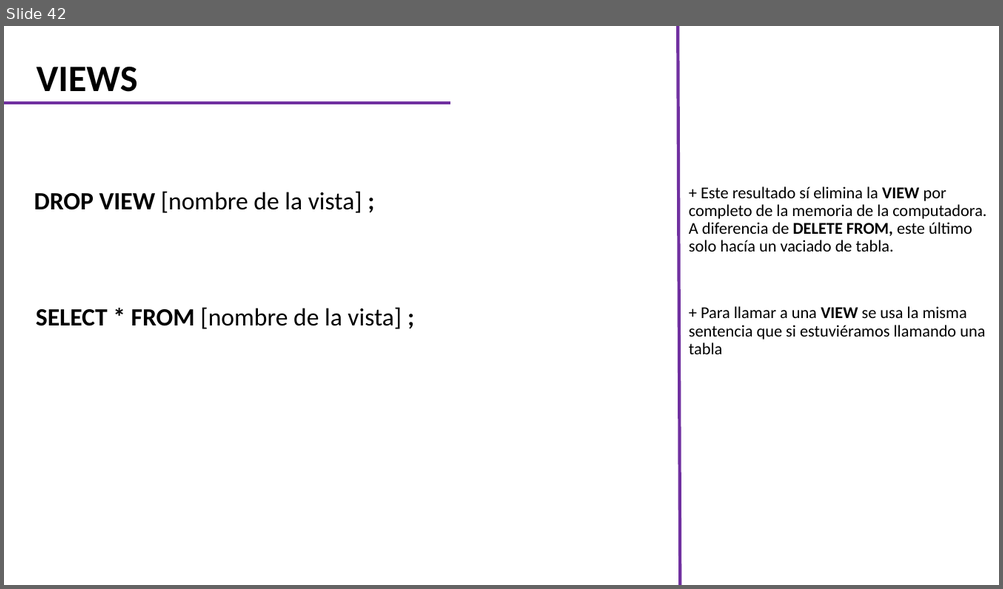
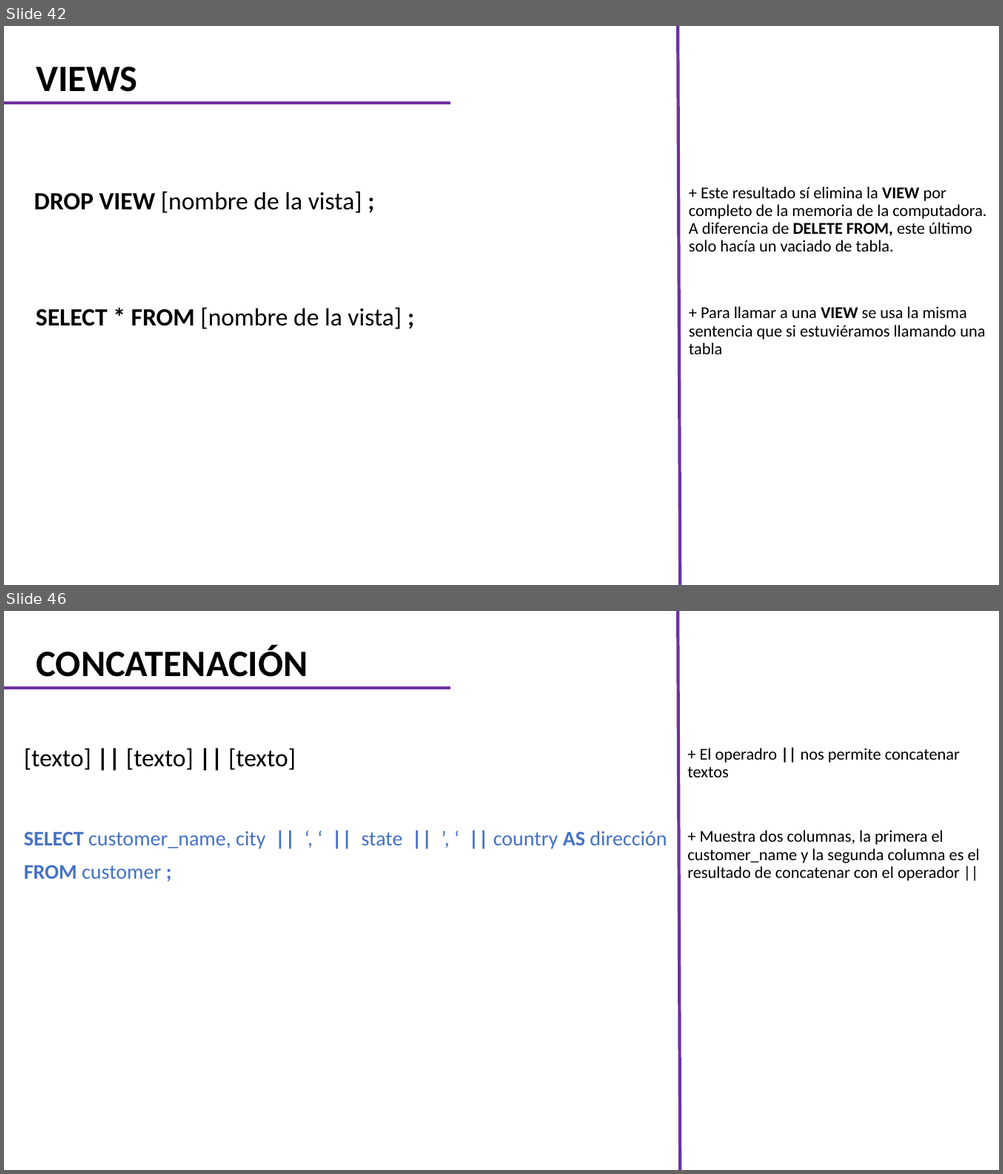
Before and after one commit to CarlosCamposs/Curso-AABD_SQL, a slide deck: Curso AABD-SQL (Notas).pptx. Shown one above the other, each under a label of ours: slide 42 before the commit, slides 42 and 46 after it; the slides between them are not shown. The pictures are 1003x589 and 1003x1174 pixels, drawn with LibreOffice and Linux fonts; fonts in the diff are those of the drawing. Boxes give left, top, right and bottom in pixels: in the first picture for what was removed or moved away, otherwise in the second. Text is boxed around its words. In the diff, an @@ line names an element or a change of style, - is before the commit and + after.

```diff
--- a/Curso AABD-SQL (Notas).pptx
+++ b/Curso AABD-SQL (Notas).pptx
@@ slide 46 added at box(4, 611, 999, 1170), background #FFFFFF @@
@@ line added from (680, 1170) to (677, 611), #7030A0 3 pt @@
@@ title added at box(37, 645, 308, 677), 36 pt, text #000000, bold @@
+CONCATENACIÓN
@@ line added from (4, 689) to (450, 689), #7030A0 3 pt @@
@@ subtitle added at box(24, 748, 296, 770), 24 pt, text #000000 @@
+[texto] || [texto] || [texto]
@@ text added at box(687, 748, 959, 777), 16 pt, text #000000 @@
++ El operadro || nos permite concatenar textos
@@ text added at box(24, 831, 666, 879), 20 pt, text #4472C4 @@
+SELECT customer_name, city || ‘, ‘ || state || ’, ‘ || country AS dirección
+FROM customer ;
@@ text added at box(687, 830, 979, 881), 16 pt, text #000000 @@
++ Muestra dos columnas, la primera el customer_name y la segunda columna es el resultado de concatenar con el operador ||
```
Also in this commit, not shown: 3 other slides added.
